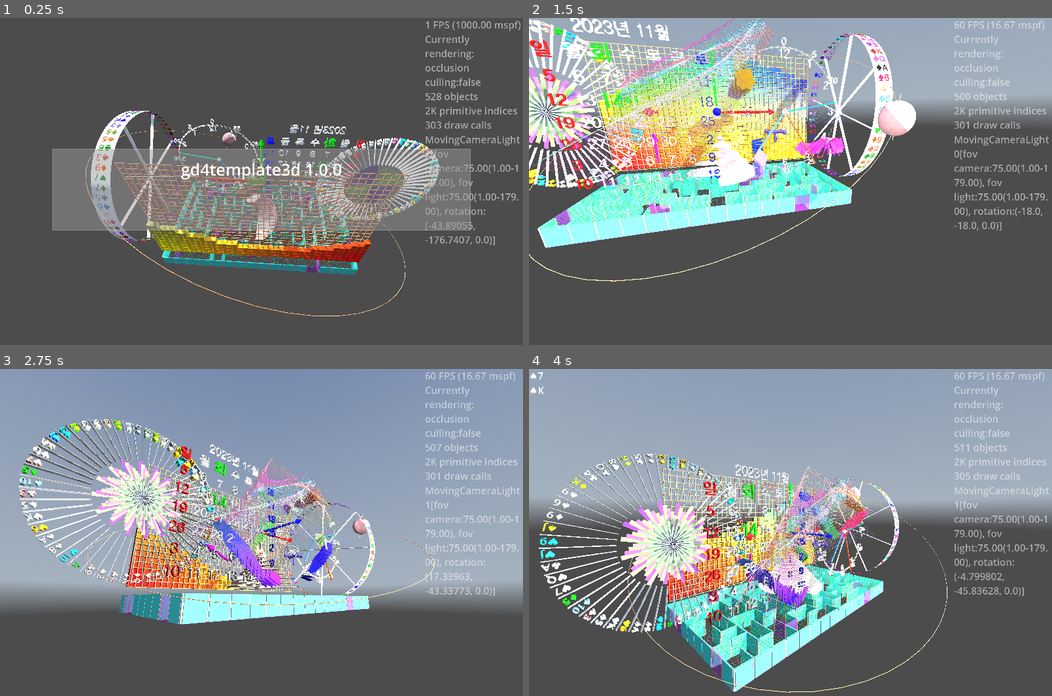
Above: before the commit, frames 1-4 (two rows, left to right).
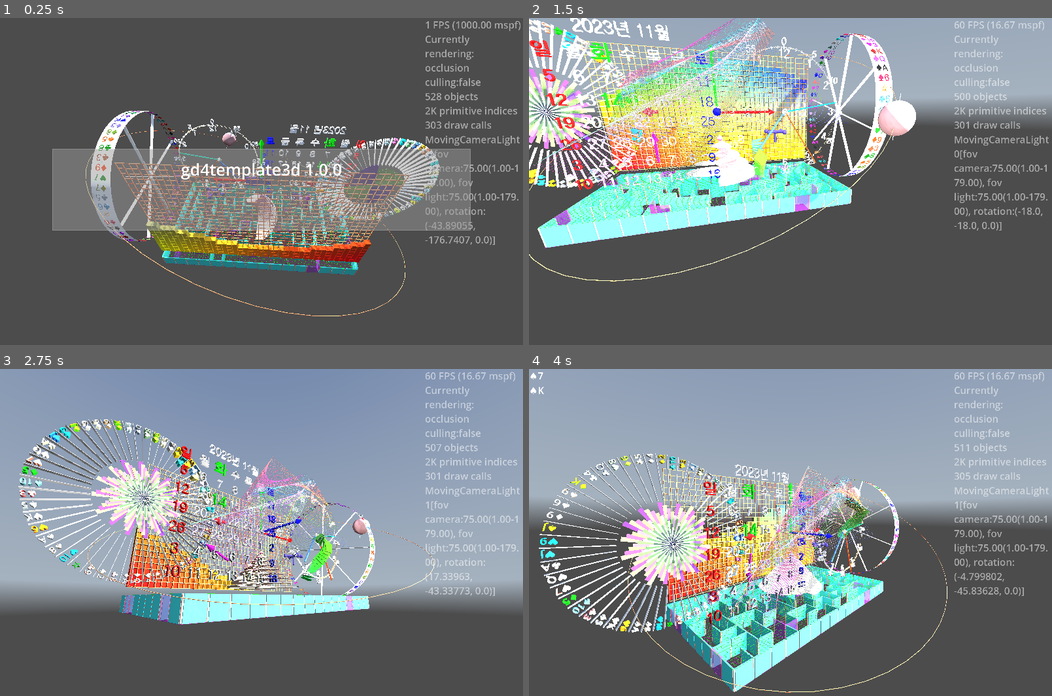
Above: after the commit, the same moments.

Repository: kasworld/gd4template3d
Game: Godot game, scene res://main.tscn
Same seed, same stepped clock (60 frames per second), same inputs: the game is played once before the commit and once after it. A sky picture missing from this copy of the repository is replaced by a grey-blue gradient.
Inputs (mouse positions are in pixels of both pictures, inside the frame that each line leads up to):
- Up to frame 1 (0.25 s): no input
- Up to frame 2 (1.5 s): tap Enter at 0.5 s; move the mouse to (905, 165) at 0.52 s; hold Right 0.53-1.28 s; tap Q at 0.6 s; click (905, 165) at 0.67 s; move the mouse to (685, 197) at 1.27 s; hold Down from 1.28 s (still down); tap E at 1.35 s
- Up to frame 3 (2.75 s): move the mouse to (313, 460) at 2.02 s; release Down at 2.03 s; hold Right from 2.03 s (still down); tap Enter at 2.1 s
- Up to frame 4 (4 s): move the mouse to (764, 597) at 2.77 s; release Right at 2.78 s; hold Up 2.78-3.53 s; tap Q at 2.85 s; click (764, 597) at 2.92 s; move the mouse to (947, 581) at 3.52 s; hold Left from 3.53 s (still down); tap E at 3.6 s

The runs differ from the first frame. In frame 1, 0.2% of the frame differs, in the area x 45-61%, y 43-77%; in frame 2, 1.5%, in the area x 26-61%, y 8-53%; in frame 3, 1.4%; in frame 4, 1.3%.

Commit message:
update meshtrail_demo

Diff:
--- a/main.gd
+++ b/main.gd
@@ -189,28 +189,20 @@
 	var startpos := bound_aabb.get_center()
 	var mesh := BoxMesh.new()
 	mesh.size = Vector3(trailmesh_radius*2, trailmesh_radius*2, 0.1)
-	mesh_trail_list.append( meshtrail_scene.instantiate(
-		).set_ColorChange_OnBounce(
+	var mt :MeshTrail = meshtrail_scene.instantiate(
 		).init_with_alpha(mesh, count,  1.0 , startpos,
 		).set_speed(20,40)
-	)
-	mesh_trail_list.append( meshtrail_scene.instantiate(
-		).set_ColorChange_MeshGradient(
-		).init_with_alpha(mesh, count,  1.0 , startpos,
-		).set_speed(20,40)
-	)
-	mesh_trail_list.append( meshtrail_scene.instantiate(
-		).set_ColorChange_ByPosition(bound_aabb
-		).init_with_alpha(mesh, count,  1.0 , startpos,
-		).set_speed(20,40)
-	)
-	mesh_trail_list.append( meshtrail_scene.instantiate(
-		).set_ColorChange_ByPositionFn(get_color_ByPosition
-		).init_with_alpha(mesh, count,  1.0 , startpos,
-		).set_speed(20,40)
-	)
-	for mt in mesh_trail_list:
-		$DemoContainer.add_child(mt)
+	match randi_range(0,3):
+		0:
+			mt.set_ColorChange_OnBounce()
+		1:
+			mt.set_ColorChange_MeshGradient()
+		2:
+			mt.set_ColorChange_ByPosition(bound_aabb)
+		3:
+			mt.set_ColorChange_ByPositionFn(get_color_ByPosition)
+	mesh_trail_list.append(mt)
+	$DemoContainer.add_child(mt)
 
 func get_color_ByPosition(pos :Vector3) -> Color:
 	var co :Color
